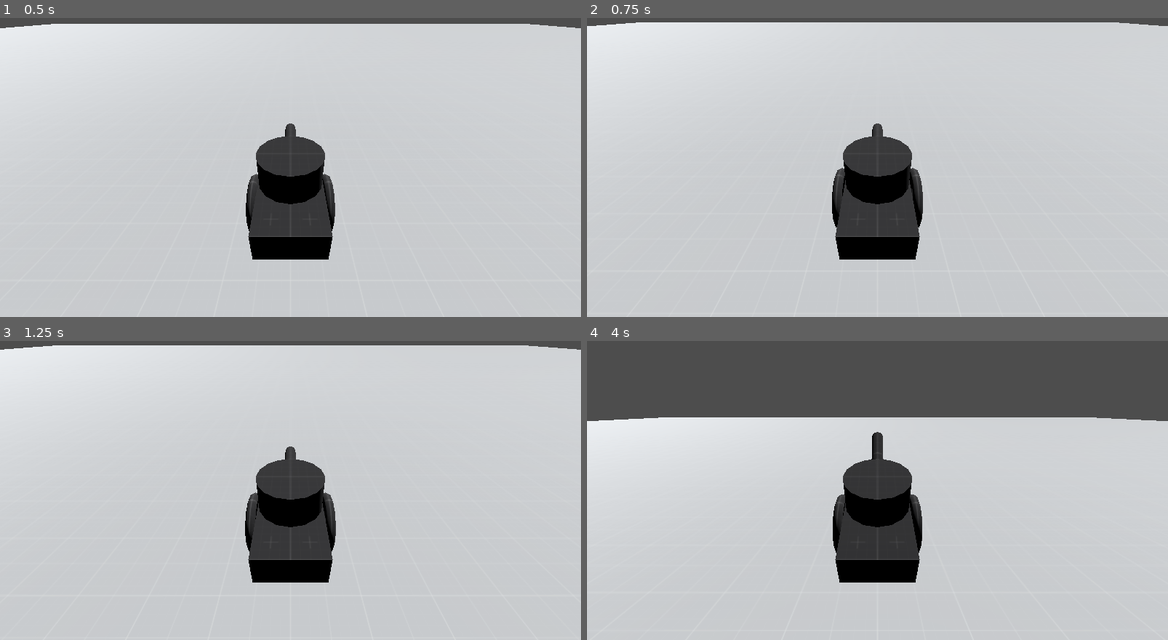
Above: before the commit, frames 1-4 (two rows, left to right).
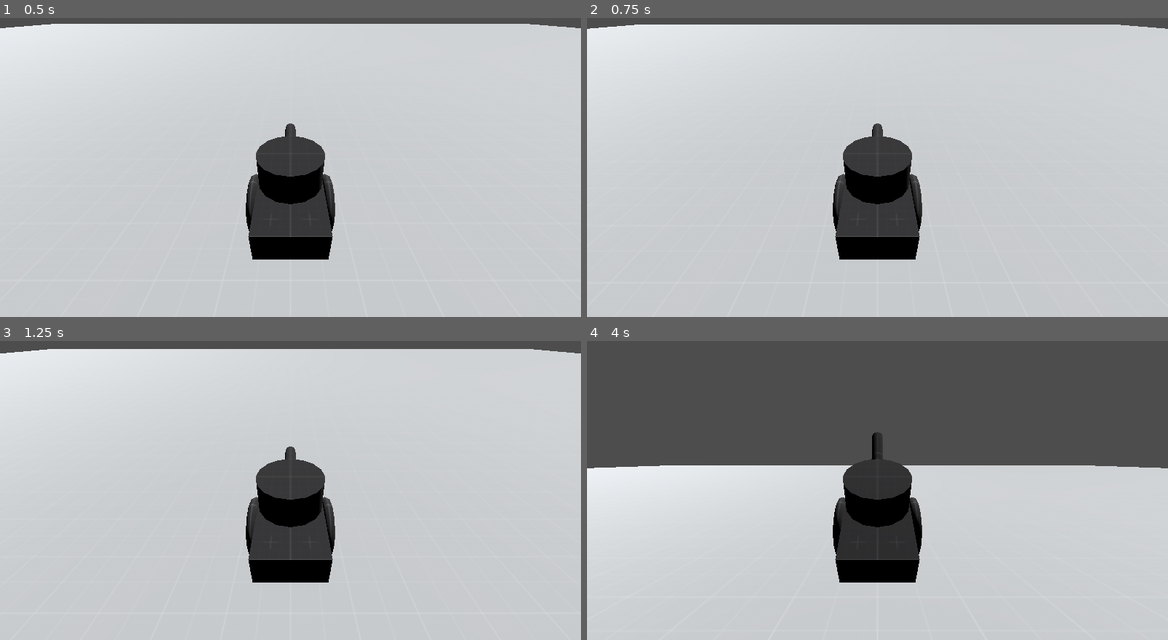
Above: after the commit, the same moments.

Repository: SwPGameDev/tank
Game: Godot game, scene res://Scenes/level_1.tscn
Two runs of this game, one before a commit and one after it. Both use one fixed random seed, a clock stepped at 60 frames per second and the inputs below.
Inputs:
- Up to frame 1 (0.5 s): no input
- Up to frame 2 (0.75 s): hold D (right_stick) from 0.53 s (still down)
- Up to frame 3 (1.25 s): keep holding D (right_stick)
- Up to frame 4 (4 s): release D (right_stick) at 1.28 s; hold Down (eleveate_down) 1.28-2.03 s; tap Enter at 2 s; hold D (right_stick) 2.03-2.78 s; hold Up (elevate_up) 2.78-3.53 s; hold A (left_stick) from 3.53 s (still down)

Frame 1 is identical in both runs. In frame 2, 1.0% of the frame differs, in the area x 0-100%, y 1-72%; in frame 3, 1.4%; in frame 4, 16%, in the area x 0-100%, y 25-72%.
Error before the commit: Invalid access to property or key 'wheel_roll_influence' on a base object of type 'Nil'. (res://Scripts/wheel_properties.gd:8)

Commit message:
Properties for wheels

Diff:
--- a/Scenes/level_1.tscn
+++ b/Scenes/level_1.tscn
@@ -6,8 +6,6 @@
 [sub_resource type="StandardMaterial3D" id="StandardMaterial3D_dvkm7"]
 albedo_texture = ExtResource("1_ls1ty")
 uv1_triplanar = true
-
-[sub_resource type="Curve3D" id="Curve3D_ceoip"]
 
 [node name="level_1" type="Node3D"]
 
@@ -23,14 +21,5 @@
 [node name="tank" parent="." instance=ExtResource("2_dradb")]
 transform = Transform3D(1, 0, 0, 0, 1, 0, 0, 0, 1, 0, 2, 0)
 
-[node name="Path3D" type="Path3D" parent="tank"]
-transform = Transform3D(1, 0, 0, 0, 1, 0, 0, 0, 1, 0, 2.5, -2.5)
-curve = SubResource("Curve3D_ceoip")
-
-[node name="PathFollow3D" type="PathFollow3D" parent="tank/Path3D"]
-
-[node name="Camera3D" type="Camera3D" parent="tank/Path3D/PathFollow3D"]
-transform = Transform3D(-1, 5.01436e-08, -7.16125e-08, 0, 0.819152, 0.573576, 8.74228e-08, 0.573576, -0.819152, 0, 0, 0)
-
-[node name="CSGSphere3D" type="CSGSphere3D" parent="tank/Path3D/PathFollow3D/Camera3D"]
-radius = 0.1
+[node name="Camera3D" type="Camera3D" parent="tank"]
+transform = Transform3D(-1, 5.01436e-08, -7.16126e-08, 0, 0.819152, 0.573576, 8.74228e-08, 0.573576, -0.819152, 0, 2.5, -2.5)
--- a/Scenes/tank.tscn
+++ b/Scenes/tank.tscn
@@ -40,7 +40,7 @@
 acceleration_amount = 50.0
 deceleration_amount = 50.0
 max_throttle = 100.0
-max_reverse_throttle = -10.0
+max_reverse_throttle = -50.0
 
 [node name="CSGBox3D" type="CSGBox3D" parent="."]
 size = Vector3(1, 0.5, 2)
@@ -82,8 +82,15 @@
 height = 1.0
 material = SubResource("StandardMaterial3D_g7e6d")
 
-[node name="wheel_properties" type="Node" parent="."]
+[node name="wheel_properties" type="Node" parent="." node_paths=PackedStringArray("left_wheel", "right_wheel")]
 script = ExtResource("6_5p2uo")
+left_wheel = NodePath("../left_wheel")
+right_wheel = NodePath("../right_wheel")
+roll_influence = 0.5
+friction_slip = 1.0
+stiffness = 200.0
+compression = 0.5
+relaxation = 0.8
 
 [node name="left_wheel" type="VehicleWheel3D" parent="."]
 transform = Transform3D(1, 0, 0, 0, 1, 0, 0, 0, 1, 0.6, -0.134421, 0)
--- a/Scripts/wheel_properties.gd
+++ b/Scripts/wheel_properties.gd
@@ -1,8 +1,52 @@
 extends Node
 
+@export_category("Wheels Properties")
+
+@export_group("Wheels References")
 @export var left_wheel : VehicleWheel3D
 @export var right_wheel : VehicleWheel3D
 
+@export_group("Vehicle Motion")
+@export var use_as_traction : bool = false
+@export var use_as_steering : bool = false
+
+@export_group("Wheel")
+@export var roll_influence : float = 0.1
+@export var radius : float = 0.5
+@export var rest_legnth : float = 0.15
+@export var friction_slip : float = 10.5
+
+@export_group("Suspension")
+@export var travel : float = 0.2
+@export var stiffness : float = 50
+@export var max_force : float = 6000
+
+@export_group("Damping")
+@export var compression : float = 0.83
+@export var relaxation : float = 0.88
+
 
 func _ready() -> void:
-	left_wheel.wheel_roll_influence
+	left_wheel.use_as_traction = use_as_traction
+	left_wheel.use_as_steering = use_as_steering
+	left_wheel.wheel_roll_influence = roll_influence
+	left_wheel.wheel_radius = radius
+	left_wheel.wheel_rest_length = rest_legnth
+	left_wheel.wheel_friction_slip = friction_slip
+	left_wheel.suspension_travel = travel
+	left_wheel.suspension_stiffness = stiffness
+	left_wheel.suspension_max_force = max_force
+	left_wheel.damping_compression = compression
+	left_wheel.damping_relaxation = relaxation
+
+	right_wheel.use_as_traction = use_as_traction
+	right_wheel.use_as_steering = use_as_steering
+	right_wheel.wheel_roll_influence = roll_influence
+	right_wheel.wheel_radius = radius
+	right_wheel.wheel_rest_length = rest_legnth
+	right_wheel.wheel_friction_slip = friction_slip
+	right_wheel.suspension_travel = travel
+	right_wheel.suspension_stiffness = stiffness
+	right_wheel.suspension_max_force = max_force
+	right_wheel.damping_compression = compression
+	right_wheel.damping_relaxation = relaxation
Not shown: 1 places in Scenes/level_1.tscn that only renumber resources
